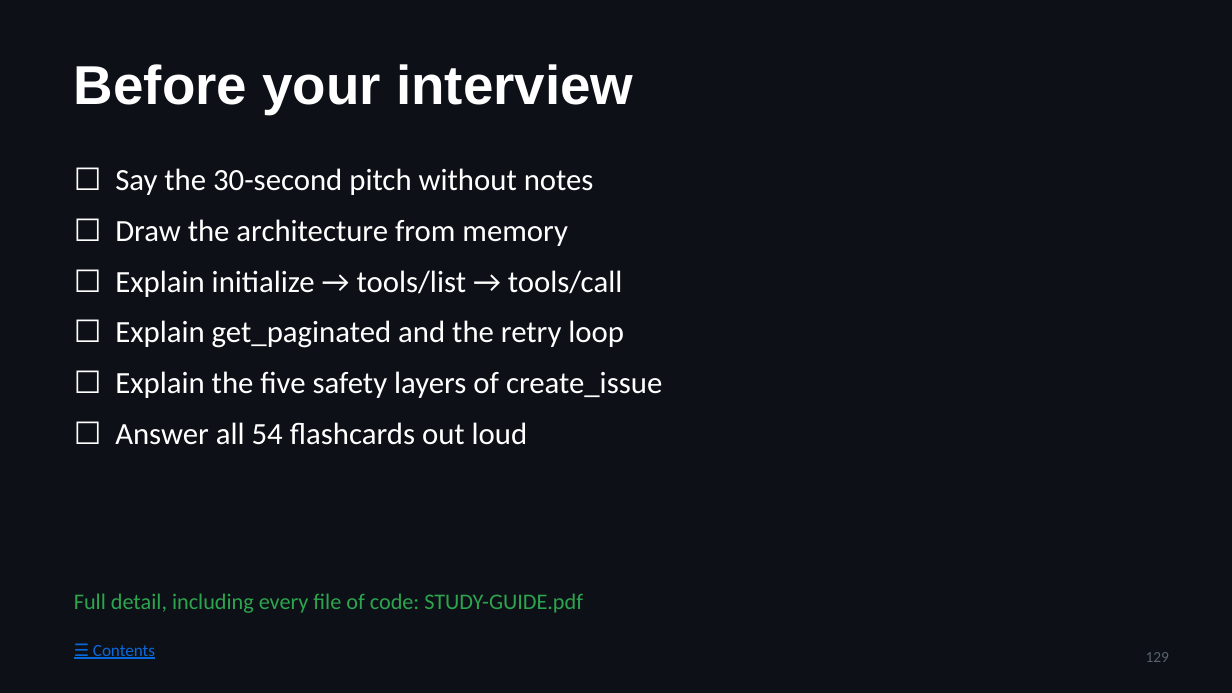
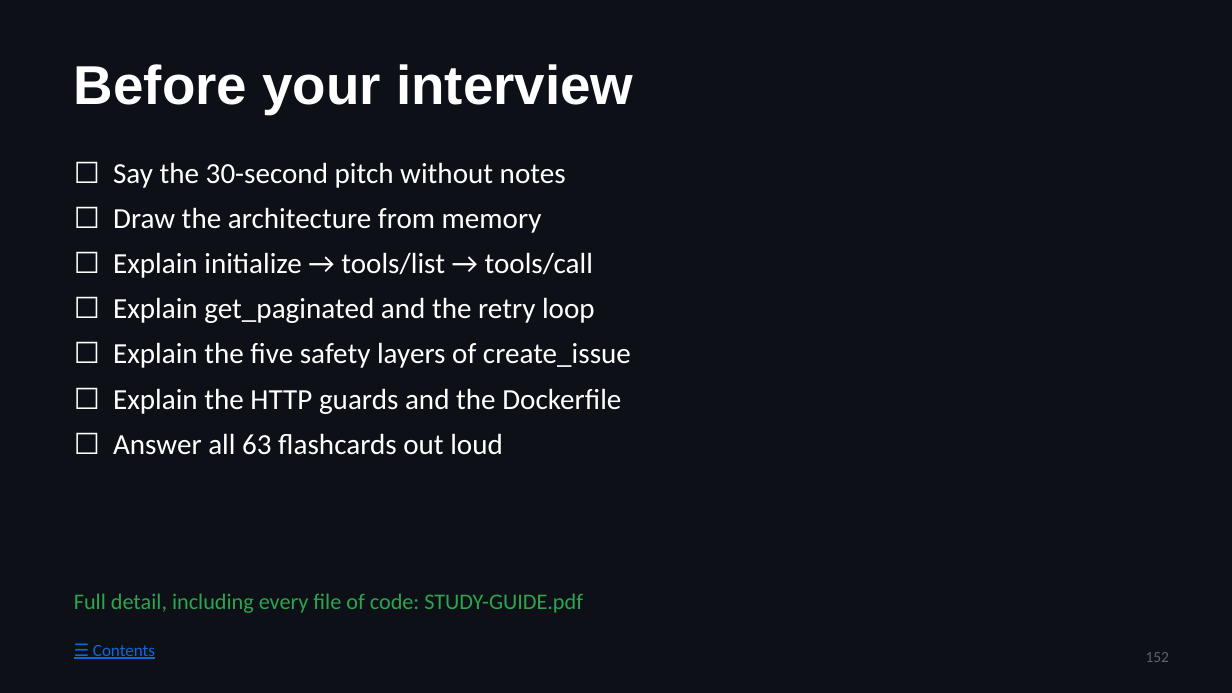
Before and after one commit to prasad976999/github-mcp-server, a slide deck: slide 152 of docs/STUDY-GUIDE.pptx (slide 129 before the commit). Drawn at 1232x693 pixels with LibreOffice and Linux fonts; fonts in the diff are those of the drawing. Boxes give left, top, right and bottom in pixels: in the first picture for what was removed or moved away, otherwise in the second. Text is boxed around its words. In the diff, an @@ line names an element or a change of style, - is before the commit and + after.

```diff
--- a/docs/STUDY-GUIDE.pptx
+++ b/docs/STUDY-GUIDE.pptx
@@ text at <box>113,162,631,368</box>: size 18 to 17 pt in "☐ Say the 30-second pitch without notes", "☐ Draw the architecture from memory", "☐ Explain initialize → tools/list → tools/call", "☐ Explain get_paginated and the retry loop" and 1 more places; less space between paragraphs @@
@@ text at <box>113,388,621,455</box>: text changed; size 18 to 17 pt @@
-☐ Answer all 54 flashcards out loud
+☐ Explain the HTTP guards and the Dockerfile
+☐ Answer all 63 flashcards out loud
@@ page number at <box>1146,652,1169,662</box>: text changed @@
-129
+152
```
Also in this commit, not shown: 64 other slides changed, 23 slides added, 19 other files.
